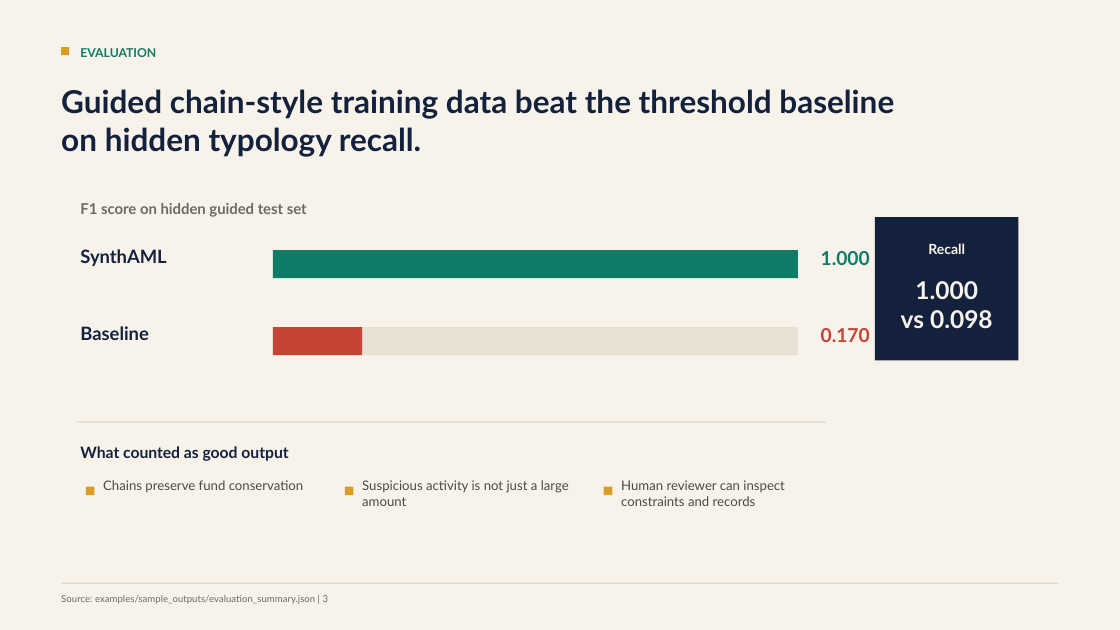
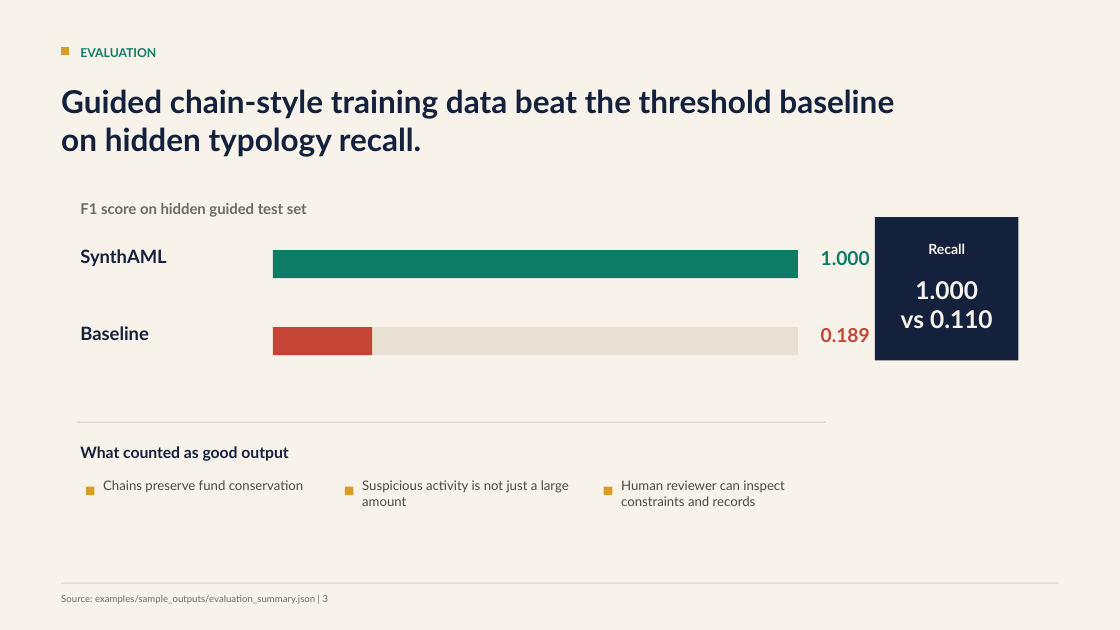
Before and after one commit to yq688m3JT/genAI_final, a slide deck: slide 4 of docs/synthaml-final-presentation.pptx (slide 3 before the commit). Drawn at 1120x630 pixels with LibreOffice and Linux fonts; fonts in the diff are those of the drawing. Boxes give left, top, right and bottom in pixels: in the first picture for what was removed or moved away, otherwise in the second. Text is boxed around its words. In the diff, an @@ line names an element or a change of style, - is before the commit and + after.

```diff
--- a/docs/synthaml-final-presentation.pptx
+++ b/docs/synthaml-final-presentation.pptx
@@ rectangle: place and size @@
-rectangle at box(273, 328, 362, 355)
+rectangle at box(273, 328, 372, 355)
@@ text at box(821, 328, 870, 342): text changed @@
-0.170
+0.189
@@ text at box(901, 310, 993, 328): text changed @@
-vs 0.098
+vs 0.110
```
Also in this commit, not shown: 1 slide added, 7 other files.
